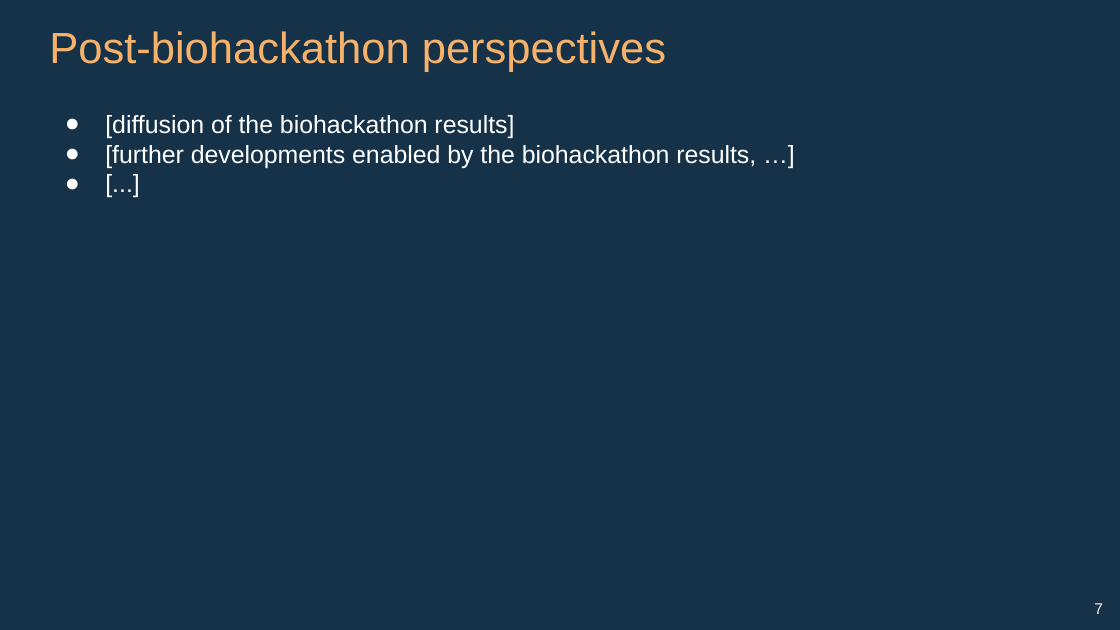
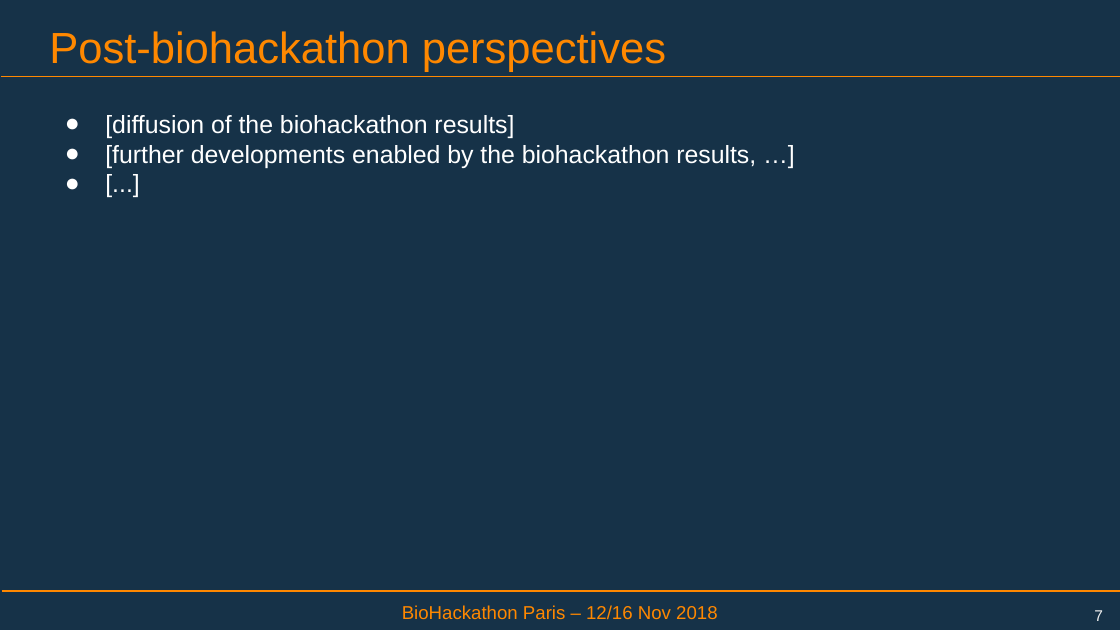
Before and after one commit to elixir-europe/BioHackathon, a slide deck: slide 7 of templates/Biohackathon-presentation_template.pptx. Drawn at 1120x630 pixels with LibreOffice and Linux fonts; fonts in the diff are those of the drawing; background and template pictures are left out. Boxes give left, top, right and bottom in pixels: in the first picture for what was removed or moved away, otherwise in the second. Text is boxed around its words. In the diff, an @@ line names an element or a change of style, - is before the commit and + after.

Commit message:
added footnote mentioning Biohackathon to default slide template

```diff
--- a/templates/Biohackathon-presentation_template.pptx
+++ b/templates/Biohackathon-presentation_template.pptx
@@ title "Post-biohackathon perspectives" at (49,31,666,72): text colour #F6B26B to #FF8800 @@
@@ line added from (1, 76) to (1120, 76), #FF8800 0.75 pt @@
@@ line added from (2, 591) to (1120, 591), #FF8800 0.75 pt @@
@@ page number: place and size @@
-page number at (1094,603,1103,614)
+page number at (1094,610,1103,621)
@@ text added at (402,605,717,620), 12 pt, text #FF8800 @@
+BioHackathon Paris – 12/16 Nov 2018
```
Also in this commit, not shown: 10 other slides changed, 1 other file.
